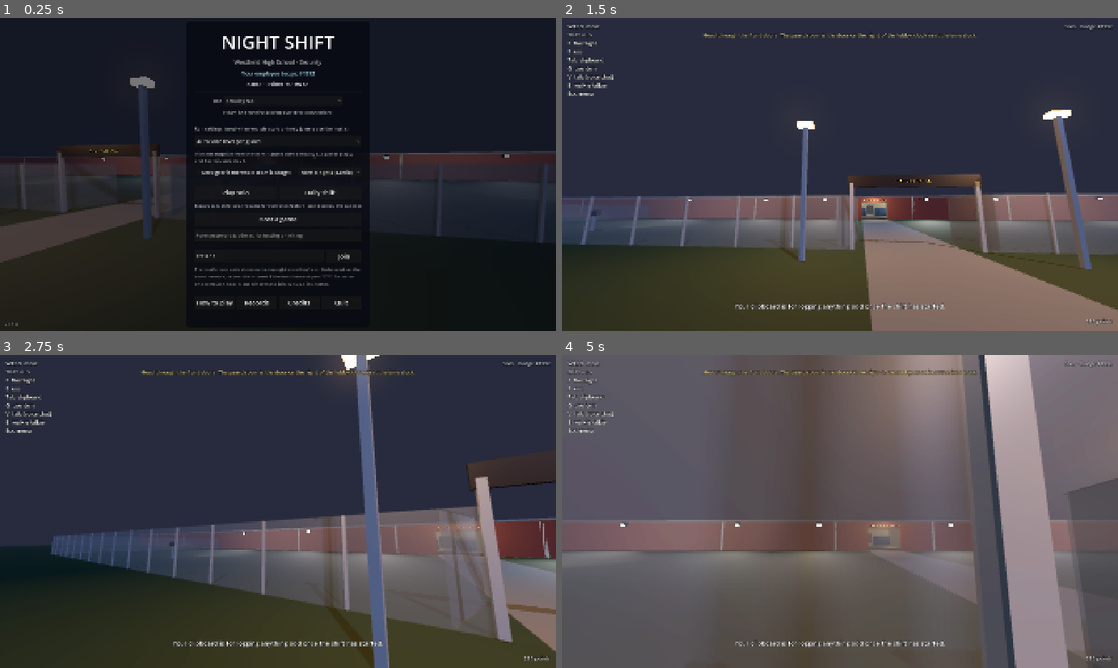
Above: before the commit, frames 1-4 (two rows, left to right).
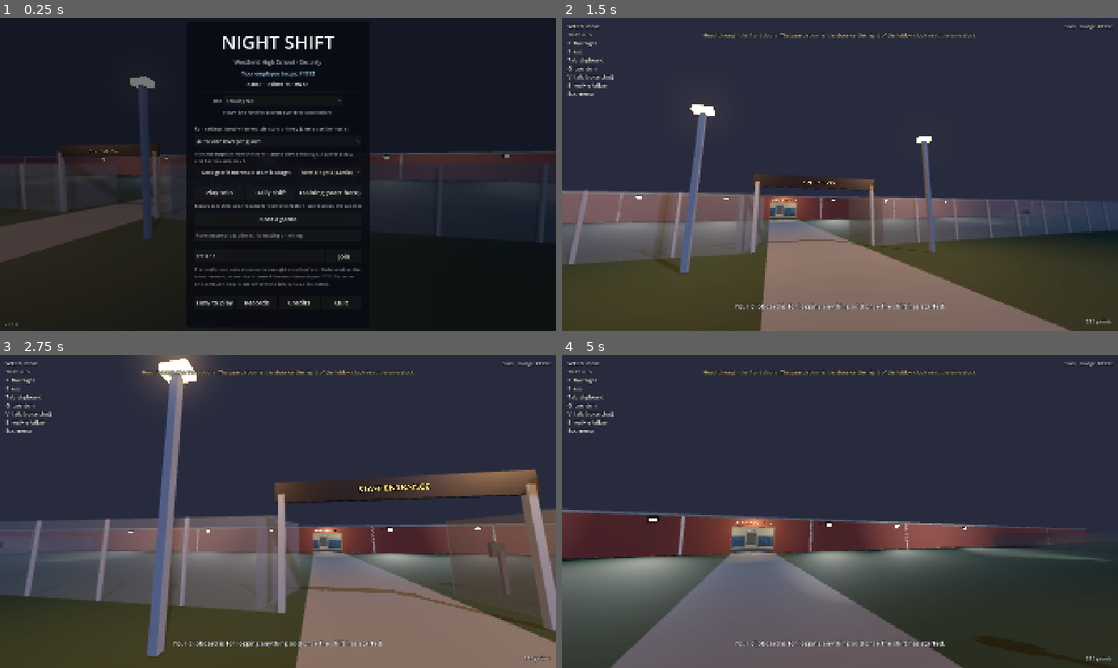
Above: after the commit, the same moments.

Repository: Travis700/Game
Game: Godot game, scene res://scenes/main.tscn
The game is run twice, just before and just after one commit, with the same random seed, the same clock (stepped at 60 frames per second) and the same inputs.
Inputs (mouse positions are in pixels of both pictures, inside the frame that each line leads up to):
- Up to frame 1 (0.25 s): no input
- Up to frame 2 (1.5 s): click "Daily shift" at 0.5 s; tap Enter at 1.25 s; move the mouse to (867, 174) at 1.27 s; hold W (move_forward) from 1.28 s (still down); hold Tab (clipboard) from 1.28 s (still down); click (867, 174) at 1.42 s
- Up to frame 3 (2.75 s): keep holding W (move_forward); move the mouse to (250, 511) at 2.02 s; release Tab (clipboard) at 2.03 s; tap Tab (clipboard) at 2.1 s
- Up to frame 4 (5 s): keep holding W (move_forward); move the mouse to (851, 505) at 2.77 s; hold R (compare) 2.78-3.53 s; tap Tab (clipboard) at 3.05, 3.8, 4.55 s; move the mouse to (834, 517) at 3.52 s; tap F (flashlight) at 3.6 s; click (834, 517) at 3.67 s; move the mouse to (878, 514) at 4.27 s; hold E (interact) from 4.28 s (still down)

The runs differ from the first frame. In frame 1, 0.2% of the frame differs, in the area x 37-65%, y 54-57%; in frame 2, 28%; in frame 3, 41%; in frame 4, 86%, in the area x 0-100%, y 0-100%.

Commit message:
Add a training shift: a guided first night for new players
Co-Authored-By: Claude Opus 5.5 <noreply@anthropic.com>
Claude-Session: https://claude.ai/code/session_015YKvNgaJwTwAVL8wj2PRTQ

Diff:
--- a/scripts/anomalies.gd
+++ b/scripts/anomalies.gd
@@ -190,13 +190,17 @@
 		candidates.append(i)
 	if candidates.is_empty():
 		return false
-	var chosen: int = candidates.pick_random()
-	if records.has(chosen) and records[chosen]["credited"].is_empty():
+	start(candidates.pick_random(), minutes)
+	return true
+
+
+## Host: starts one particular anomaly (by its place in DEFINITIONS), e.g. for training.
+func start(index: int, minutes: float) -> void:
+	if records.has(index) and records[index]["credited"].is_empty():
 		_missed_earlier += 1
 	_appeared += 1
-	records[chosen] = {"credited": [], "clear_at": -1.0, "ended_at": -1.0, "started_at": minutes}
-	_set_active.rpc(chosen, true)
-	return true
+	records[index] = {"credited": [], "clear_at": -1.0, "ended_at": -1.0, "started_at": minutes}
+	_set_active.rpc(index, true)
 
 
 ## Host, every frame: figures vanish when approached; reported anomalies get cleared up.
--- a/scripts/main.gd
+++ b/scripts/main.gd
@@ -343,6 +343,7 @@
 			_host())
 	menu.join_requested.connect(_join)
 	menu.daily_requested.connect(_play_daily)
+	menu.training_requested.connect(_play_training)
 	night.daily_finished.connect(func() -> void: _back_to_menu(""))
 	SteamService.lobby_ready.connect(_on_steam_lobby_ready)
 	SteamService.lobby_failed.connect(_on_steam_lobby_failed)
@@ -483,6 +484,21 @@
 	night.give_everyone(Daily.STARTING_POINTS)
 
 
+## The training shift: a guided solo night. Never touches the saved run.
+func _play_training() -> void:
+	menu._continue.button_pressed = false
+	var training := Training.new()
+	training.name = "Training"
+	training.night = night
+	training.hud = hud
+	add_child(training)
+	night.training = training
+	night.keep_gear = false
+	_play_solo()
+	night.number = 1
+	training.guard = _local_guard
+
+
 func _host() -> void:
 	# On Steam, host through a Steam lobby (friends can join with its code or an invite).
 	if SteamService.available and not _direct_only:
@@ -841,6 +857,8 @@
 				return "Waiting for the rest of the team to clock in."
 			return "Head through the front doors. The guard room is the door on the right of the lobby: clock in at the time clock."
 		Shift.State.ON_SHIFT:
+			if night.training:
+				return night.training.objective
 			var text := "Survive until 6 AM. Watch the cameras and log anything odd (%s)." % Controls.key_name("clipboard")
 			var round_text := rounds.objective_text()
 			if round_text != "":
@@ -908,7 +926,7 @@
 			cameras.capture_references(night.time_text()))
 	SteamService.set_presence("Overtime: night %d" % number if number > Night.LAST_NIGHT
 			else "Night %d of %d" % [number, Night.LAST_NIGHT])
-	if number == 1:
+	if number == 1 and night.training == null:
 		_show_first_night_tips()
 	elif number == 2:
 		hud.show_message("Tip: from tonight the power can go out. The breaker is in the custodian's closet, across the hall from the lobby.")
--- a/scripts/menu.gd
+++ b/scripts/menu.gd
@@ -4,6 +4,7 @@
 signal solo_requested
 signal host_requested
 signal daily_requested
+signal training_requested
 signal join_requested(address: String)
 
 ## Night length choices: the label and real seconds per in-game minute.
@@ -125,6 +126,9 @@
 	var daily := _button("Daily shift", func() -> void: daily_requested.emit())
 	daily.size_flags_horizontal = Control.SIZE_EXPAND_FILL
 	play_row.add_child(daily)
+	var training := _button("Training" if Profile.training_done else "Training (start here)", func() -> void: training_requested.emit())
+	training.size_flags_horizontal = Control.SIZE_EXPAND_FILL
+	play_row.add_child(training)
 	column.add_child(play_row)
 	_daily_label = Label.new()
 	_daily_label.horizontal_alignment = HORIZONTAL_ALIGNMENT_CENTER
--- a/scripts/monsters/monster.gd
+++ b/scripts/monsters/monster.gd
@@ -260,6 +260,8 @@
 
 ## Catches any living guard within reach. Returns true if it caught someone.
 func catch_nearby() -> bool:
+	if harmless:
+		return false
 	for guard in director.targetable_guards():
 		if distance_to_guard(guard) < KILL_DISTANCE:
 			director.kill(guard, display_name, global_position)
--- a/scripts/night.gd
+++ b/scripts/night.gd
@@ -56,6 +56,8 @@
 var nerve: Nerve
 ## The date of the daily shift being played (see Daily), or "" for an ordinary run.
 var daily := ""
+## The training shift, when that's what's being played (see Training), or null.
+var training: Training
 ## Emitted on the host when a daily shift's report is closed: back to the menu.
 signal daily_finished
 
@@ -151,6 +153,9 @@
 	_logged.clear()
 	_deaths = 0
 	save_run(number, true)
+	if training:
+		training.begin()
+		return
 	if daily != "":
 		# Everything planned from here on (monsters, conditions, round, bonus) is the same for
 		# everyone playing today's shift.
@@ -285,6 +290,8 @@
 func pick_difficulty() -> int:
 	if daily != "":
 		return Daily.DIFFICULTY
+	if training:
+		return 1
 	if difficulty_choice > 0:
 		return clampi(difficulty_choice, 1, MAX_DIFFICULTY)
 	return clampi(players.get_child_count(), 1, MAX_DIFFICULTY)
@@ -326,8 +333,8 @@
 ## Host: writes the run to disk so it can be continued, with `next_night` up next.
 ## `in_progress` marks a save made as a night starts (the night isn't finished yet).
 func save_run(next_night: int, in_progress := false) -> void:
-	if daily != "":
-		return  # The daily shift is one night on its own; it never touches the saved run.
+	if daily != "" or training:
+		return  # The daily shift and training are nights on their own; they never touch the saved run.
 	for guard: Guard in players.get_children():
 		var key := str(guard.employee_number)
 		var peer := guard.name.to_int()
@@ -616,7 +623,7 @@
 func _on_next_night_requested() -> void:
 	if multiplayer.is_server():
 		hiding.release_all()
-	if multiplayer.is_server() and daily != "":
+	if multiplayer.is_server() and (daily != "" or training):
 		daily_finished.emit()
 		return
 	if multiplayer.is_server():
--- a/scripts/profile.gd
+++ b/scripts/profile.gd
@@ -26,6 +26,8 @@
 var mic_device := ""
 ## Night length on the menu: 0 short, 1 normal, 2 long.
 var night_length := 1
+## True once this player has finished the training shift.
+var training_done := false
 ## The hat your guard wears (see Hats).
 var hat := "cap"
 ## Whether the Understudy may say back things you said (kept only in the host's memory).
@@ -52,6 +54,7 @@
 		mic_device = config.get_value("voice", "device", "")
 		voice_mimic = config.get_value("voice", "mimic", true)
 		hat = config.get_value("look", "hat", "cap")
+		training_done = config.get_value("career", "training_done", false)
 		night_length = config.get_value("settings", "night_length", 1)
 	apply_volume()
 	if employee_number < 1000:
@@ -84,6 +87,7 @@
 	config.set_value("voice", "device", mic_device)
 	config.set_value("voice", "mimic", voice_mimic)
 	config.set_value("look", "hat", hat)
+	config.set_value("career", "training_done", training_done)
 	config.set_value("settings", "night_length", night_length)
 	config.save(PATH)
 
--- a/scripts/report.gd
+++ b/scripts/report.gd
@@ -78,6 +78,8 @@
 			_title.text = "NIGHT %d: YOU MADE IT. THE RUN IS WON" % night
 		"daily":
 			_title.text = "DAILY SHIFT: NIGHT %d" % night
+		"training":
+			_title.text = "TRAINING COMPLETE"
 		"overtime":
 			_title.text = "OVERTIME: NIGHT %d SURVIVED" % night
 		_:
@@ -99,7 +101,7 @@
 	if promotion != "":
 		_summary.text += "\n\n★ " + promotion + " ★"
 		promotion = ""
-	_next_button.text = {"caught": "Start over from night 1", "won": "Start a new run", "daily": "Back to the menu"}.get(outcome, "Start night %d" % (night + 1))
+	_next_button.text = {"caught": "Start over from night 1", "won": "Start a new run", "daily": "Back to the menu", "training": "Back to the menu"}.get(outcome, "Start night %d" % (night + 1))
 	_next_button.visible = is_host
 	_overtime_button.visible = is_host and outcome == "won"
 	_overtime_button.text = "Keep going: Overtime (night %d)" % (night + 1)
--- /dev/null
+++ b/scripts/training.gd
@@ -0,0 +1,99 @@
+class_name Training
+extends Node
+## The training shift: a short, guided night for new guards. One step at a time, shown under
+## the clock: watch the cameras, log something, punch a station, reset the breaker, hide.
+## Nothing here can hurt you except the Hall Monitor at the end, and only if you run at it.
+## Solo only; it never touches the saved run.
+
+## The anomaly to log (the lobby bench, moved) and the station to punch (Main Hall East).
+const ANOMALY := 1
+const STATION := 3
+## Real seconds to stay hidden while the Hall Monitor goes past.
+const HIDE_SECONDS := 8.0
+
+const STEPS := [
+	"Training 1/6: sit at a desk in the guard room (E on a chair) to watch the cameras. A / D changes a monitor's camera.",
+	"Training 2/6: something in the Lobby has moved: the bench. Press Tab, pick Lobby and Moved object, and log it.",
+	"Training 3/6: every night has a round. Go and punch the station in the Main Hall East (amber lamp): hold E on it.",
+	"Training 4/6: the power's out. Reset the breaker in the custodian's closet, across the hall from the lobby: hold E on it.",
+	"Training 5/6: something's coming down the hall. Hide in a cupboard: there's one at each end of the main hallway (E).",
+	"Training 6/6: stay hidden until it's gone past...",
+]
+
+var night: Night
+var guard: Guard
+var hud: CanvasLayer
+
+var step := -1
+var objective := ""
+var _hidden_for := 0.0
+var _finished := false
+
+
+## The shift has started: no monsters, no conditions, a frozen clock, and the first step.
+func begin() -> void:
+	night.seconds_per_minute = 100000.0
+	night.director.tonight.clear()
+	night.rounds._set_state.rpc(PackedInt32Array(), PackedInt32Array(), false)
+	_go(0)
+
+
+func _process(delta: float) -> void:
+	if guard == null and get_parent().get("_local_guard"):
+		guard = get_parent().get("_local_guard")
+	if step < 0 or _finished or guard == null or not is_instance_valid(guard):
+		return
+	match step:
+		0:
+			if guard.seated_desk >= 0:
+				_go(1)
+		1:
+			if int(night._stats.get(1, {}).get("correct", 0)) >= 1:
+				_go(2)
+		2:
+			if night.rounds.is_complete():
+				_go(3)
+		3:
+			if night.power.on:
+				_go(4)
+		4:
+			if guard.hiding:
+				_go(5)
+		5:
+			_hidden_for += delta
+			if _hidden_for >= HIDE_SECONDS:
+				_finish()
+
+
+func _go(next: int) -> void:
+	step = next
+	objective = STEPS[step]
+	match step:
+		1:
+			night.anomalies.start(ANOMALY, night.minutes)
+		2:
+			night.rounds._set_state.rpc(PackedInt32Array([STATION]), PackedInt32Array(), true)
+		3:
+			night.power.cut()
+		4:
+			# At the far end of the hall from the guard, and only for show: it can't hurt anyone.
+			var x := 36.0 if guard == null or guard.global_position.x < 0.0 else -36.0
+			night.director.spawn("hall_monitor", Vector3(x, 0, 7))
+			for monster in night.director.get_node("Live").get_children():
+				(monster as Monster).harmless = true
+	if step > 0:
+		Sfx.play_flat(self, Sfx.notes([660.0, 990.0], 0.08, 0.2, "sine"))
+		hud.show_message("Done. " + objective, 6.0)
+
+
+func _finish() -> void:
+	_finished = true
+	objective = ""
+	var profile := get_node_or_null("/root/Profile")
+	if profile:
+		profile.set("training_done", true)
+		profile.save_settings()
+	night.director.end_night()
+	night.power.end_night()
+	night.hiding.release_all()
+	night._show_report.rpc(0, [], "That's the job. From here on, nights bring monsters, and every one has its own rules: watch the cameras, read the messages, and check your field guide (the button on your clipboard) once you've logged one.\n\nThe guard room is safe until night 7. Good luck.", "training")
Not shown, added: scripts/training.gd.uid
Not shown, changed: README.md
